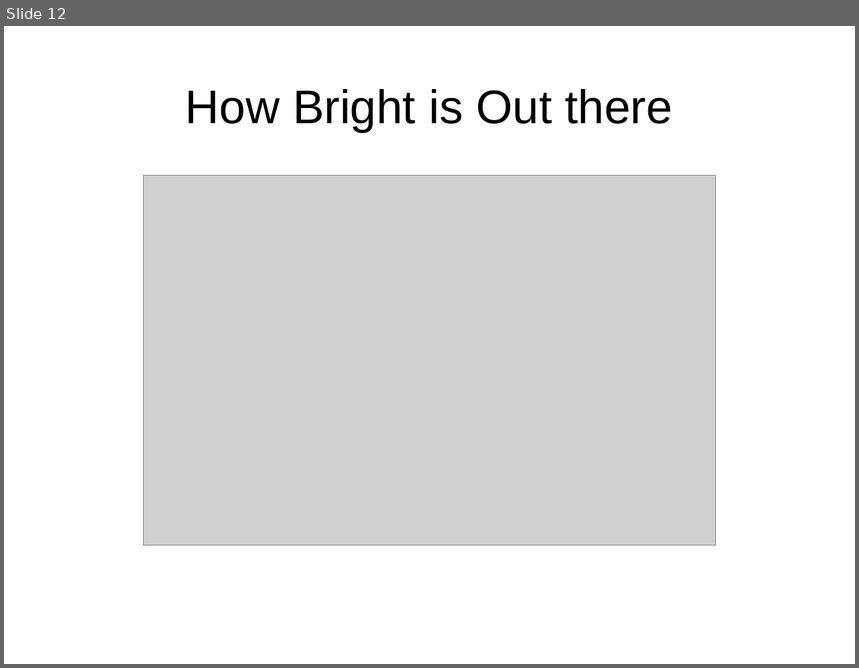
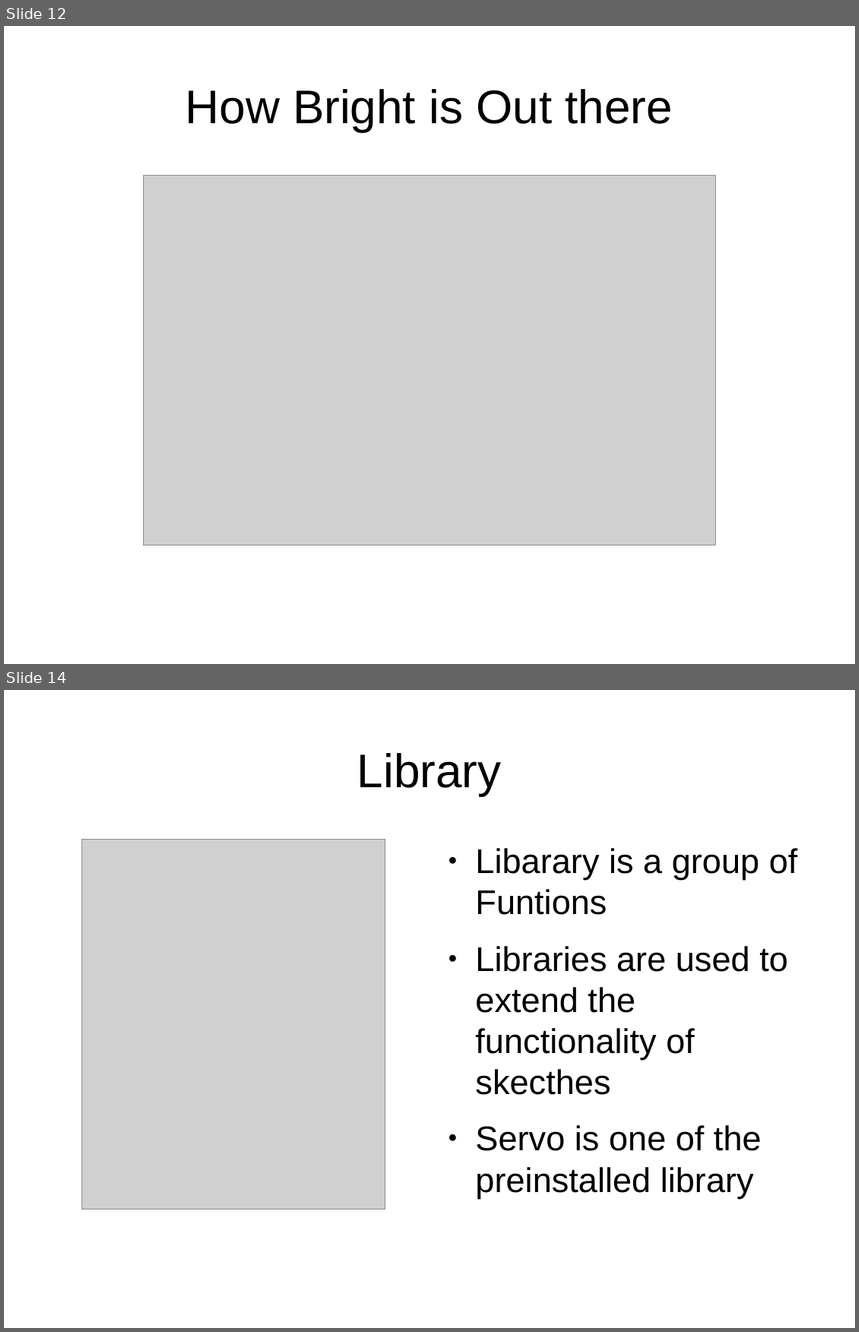
Before and after one commit to dhayanithivijayan/LearnIt, a slide deck: Arduino/DayThree.odp. Shown one above the other, each under a label of ours: slide 12 before the commit, slides 12 and 14 after it; the slides between them are not shown. The pictures are 859x668 and 859x1332 pixels, drawn with LibreOffice and Linux fonts; fonts in the diff are those of the drawing; grey boxes stand for pictures. Boxes give left, top, right and bottom in pixels: in the first picture for what was removed or moved away, otherwise in the second. Text is boxed around its words. In the diff, an @@ line names an element or a change of style, - is before the commit and + after.

Commit message:
started servo

```diff
--- a/Arduino/DayThree.odp
+++ b/Arduino/DayThree.odp
@@ slide 14 added at [4, 690, 855, 1328], background #FFFFFF @@
@@ title added at [357, 753, 502, 796], 44 pt, text #000000 @@
+Library
@@ picture added at [82, 839, 386, 1209] @@
@@ text added at [475, 848, 798, 1198], 32 pt, text #000000 @@
+● Libarary is a group of Funtions
+● Libraries are used to extend the functionality of skecthes
+● Servo is one of the preinstalled library
```
Also in this commit, not shown: 1 slide changed, 5 other slides added, 8 other files.
